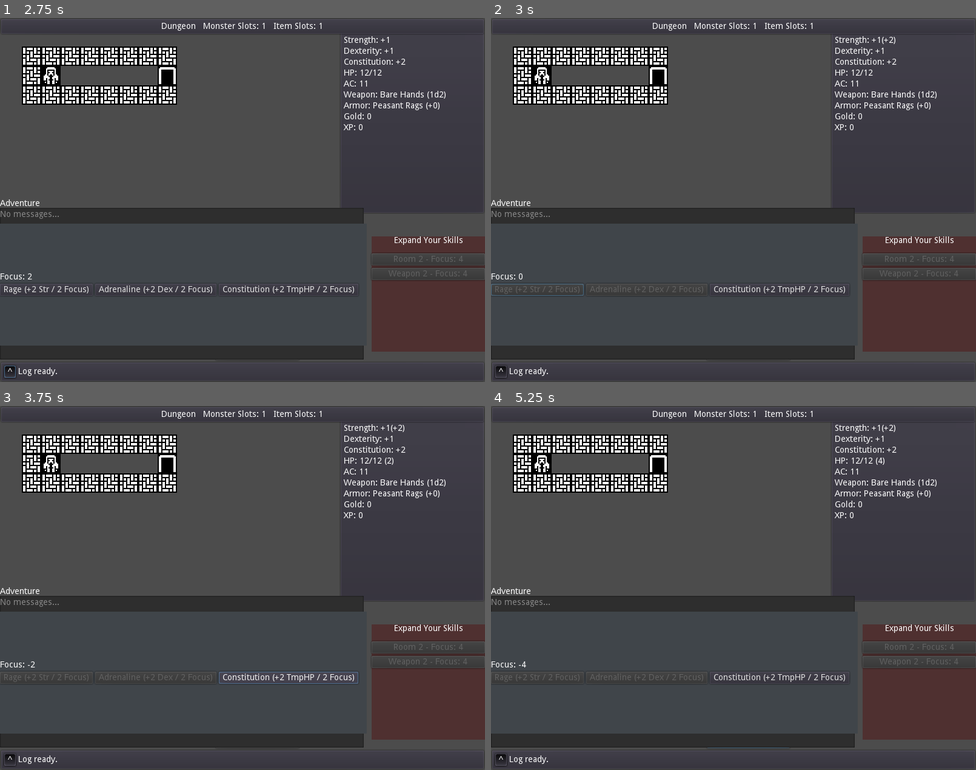
Above: before the commit, frames 1-4 (two rows, left to right).
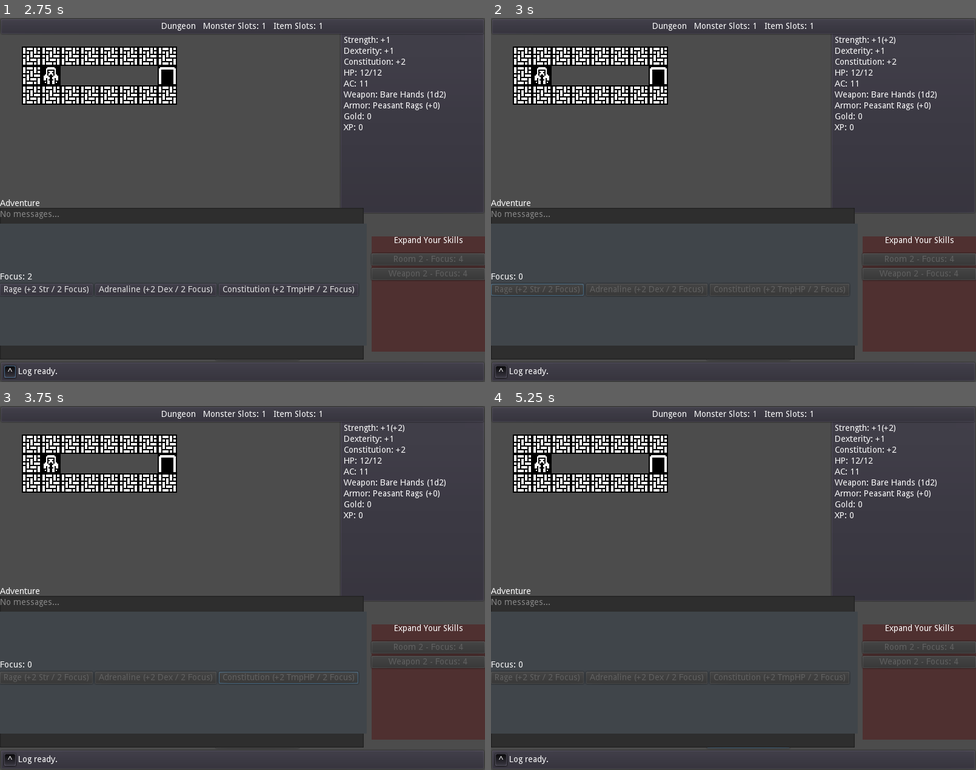
Above: after the commit, the same moments.

Repository: doctor-g/7DRL-2021
Game: Godot game, scene res://src/Game.tscn
The game is run twice, just before and just after one commit, with the same random seed, the same clock (stepped at 60 frames per second) and the same inputs.
Inputs (mouse positions are in pixels of both pictures, inside the frame that each line leads up to):
- Up to frame 1 (2.75 s): click "Ready to Adventure" at 0.5 s; click "Room 2 - Focus: 4" at 1.25 s; click "^" at 2 s
- Up to frame 2 (3 s): click "Rage (+2 Str / 2 Focus)" at 2.75 s
- Up to frame 3 (3.75 s): click (291, 679) at 3.5 s, where only the run before the commit has a clickable "Constitution (+2 TmpHP / 2 Fo…"
- Up to frame 4 (5.25 s): tap Enter at 4.25 s; move the mouse to (840, 569) at 4.27 s; hold N (move_down_right) 4.28-5.03 s; tap . (pass) at 4.35, 5.1 s; click (840, 569) at 4.42 s; tap Space at 5 s; move the mouse to (636, 606) at 5.02 s; hold Down (move_down) from 5.03 s (still down)

Frame 1 is identical in both runs. In frame 2, 0.2% of the frame differs, in the area x 46-73%, y 73-76%; in frame 3, 0.2%, in the area x 5-82%, y 14-76%; in frame 4, 0.2%.

Commit message:
Fix tmp hp button disabling

Diff:
--- a/project/src/UI/AdventurePanel.gd
+++ b/project/src/UI/AdventurePanel.gd
@@ -7,6 +7,7 @@
 onready var _strength_button := $VBox/HBox/StrengthButton
 onready var _dexterity_button :=  $VBox/HBox/DexterityButton
 onready var _constitution_button := $VBox/HBox/ConstitutionButton
+onready var _buttons = [_strength_button, _dexterity_button, _constitution_button]
 
 
 func bind_to(game:Game)->void:
@@ -16,8 +17,9 @@
 
 func _on_focus_changed(focus:int):
 	$VBox/FocusLabel.text = "Focus: %d" % focus
-	_strength_button.disabled = focus < 2
-	_dexterity_button.disabled = focus < 2
+	for button in _buttons:
+		button.disabled = focus < 2
+
 
 
 func _on_StrengthButton_pressed():
